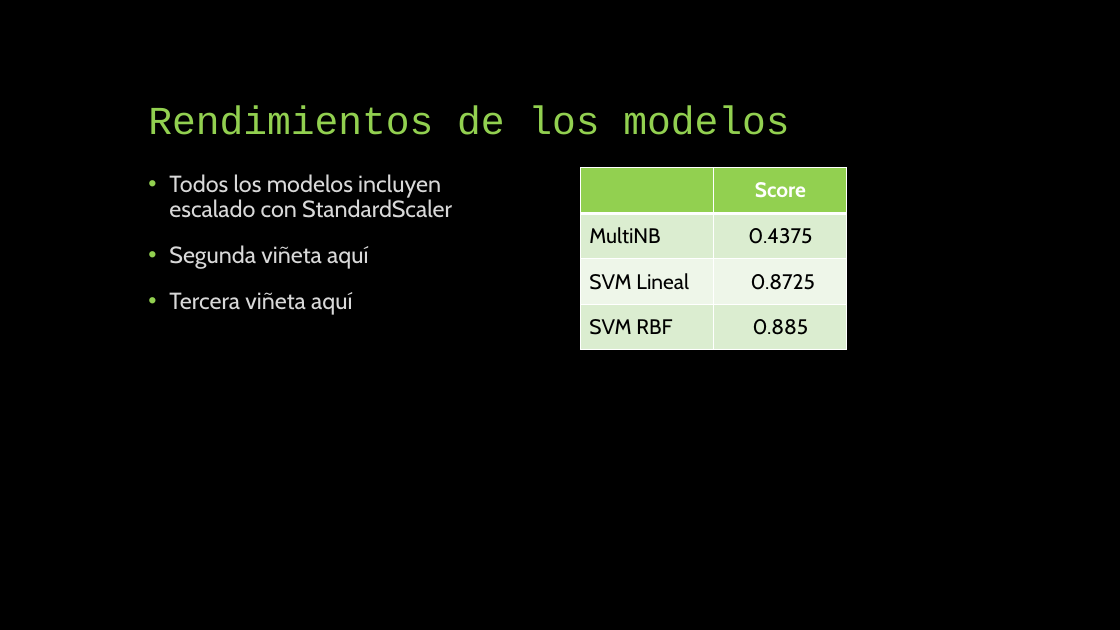
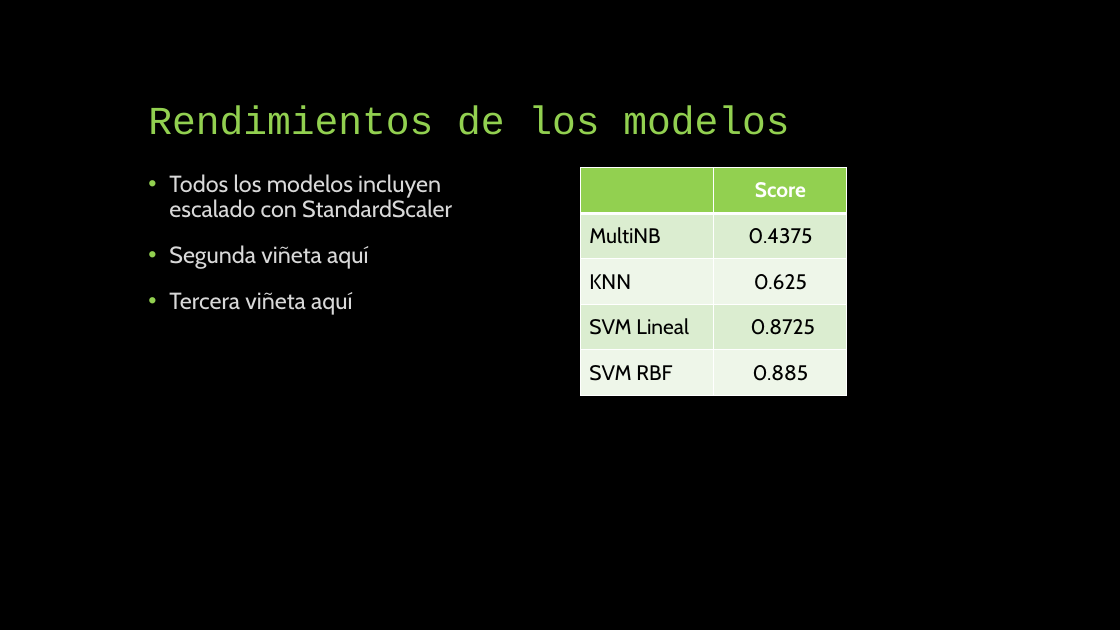
Before and after one commit to DSDHGrupo8/master, a slide deck: slide 5 of TP3/presentación/G8TP3.pptx. Drawn at 1120x630 pixels with LibreOffice and Linux fonts; fonts in the diff are those of the drawing. Boxes give left, top, right and bottom in pixels: in the first picture for what was removed or moved away, otherwise in the second. Text is boxed around its words. In the diff, an @@ line names an element or a change of style, - is before the commit and + after.

```diff
--- a/TP3/presentación/G8TP3.pptx
+++ b/TP3/presentación/G8TP3.pptx
@@ table at <box>581,168,847,396</box> @@
+row 3: KNN | 0.625
```
Also in this commit, not shown: 1 other slide changed, 1 other file.
